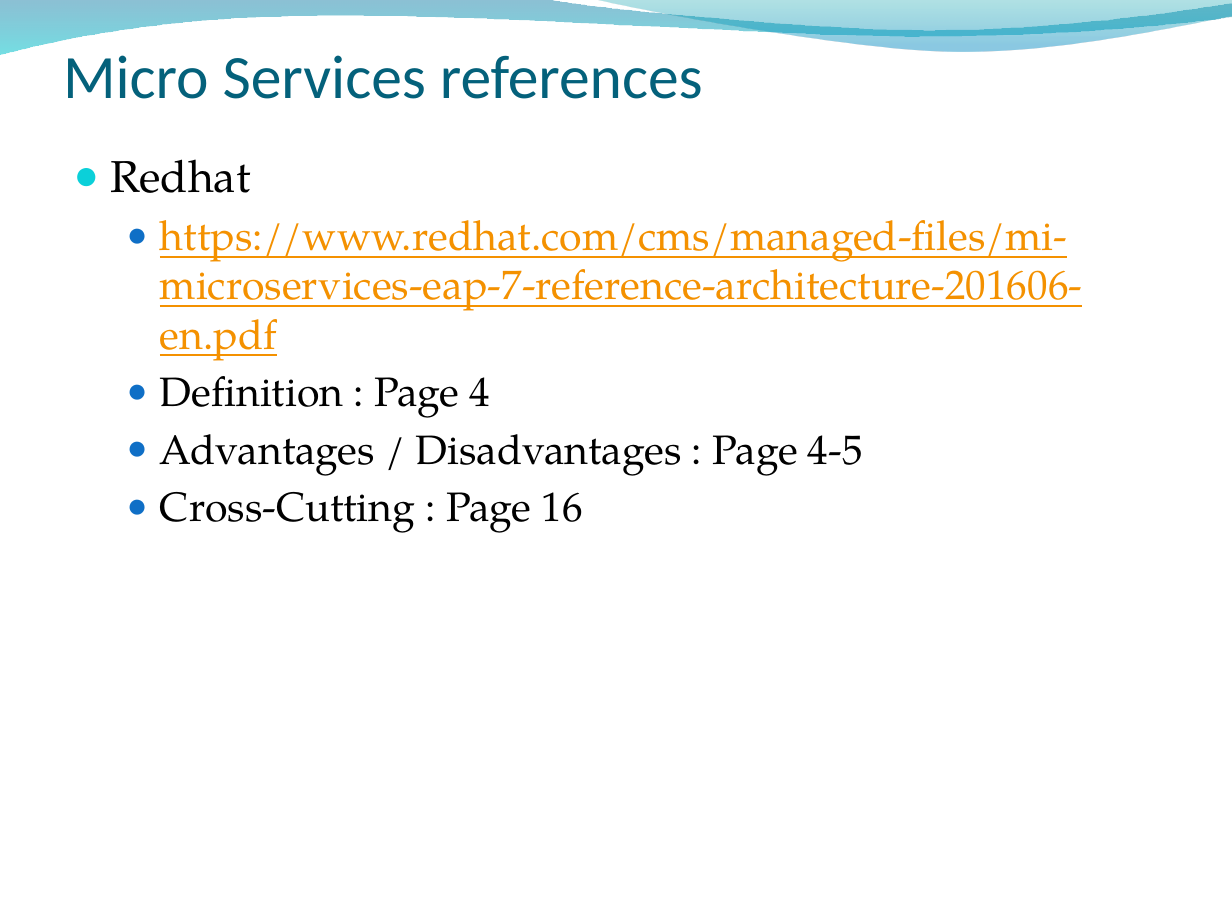
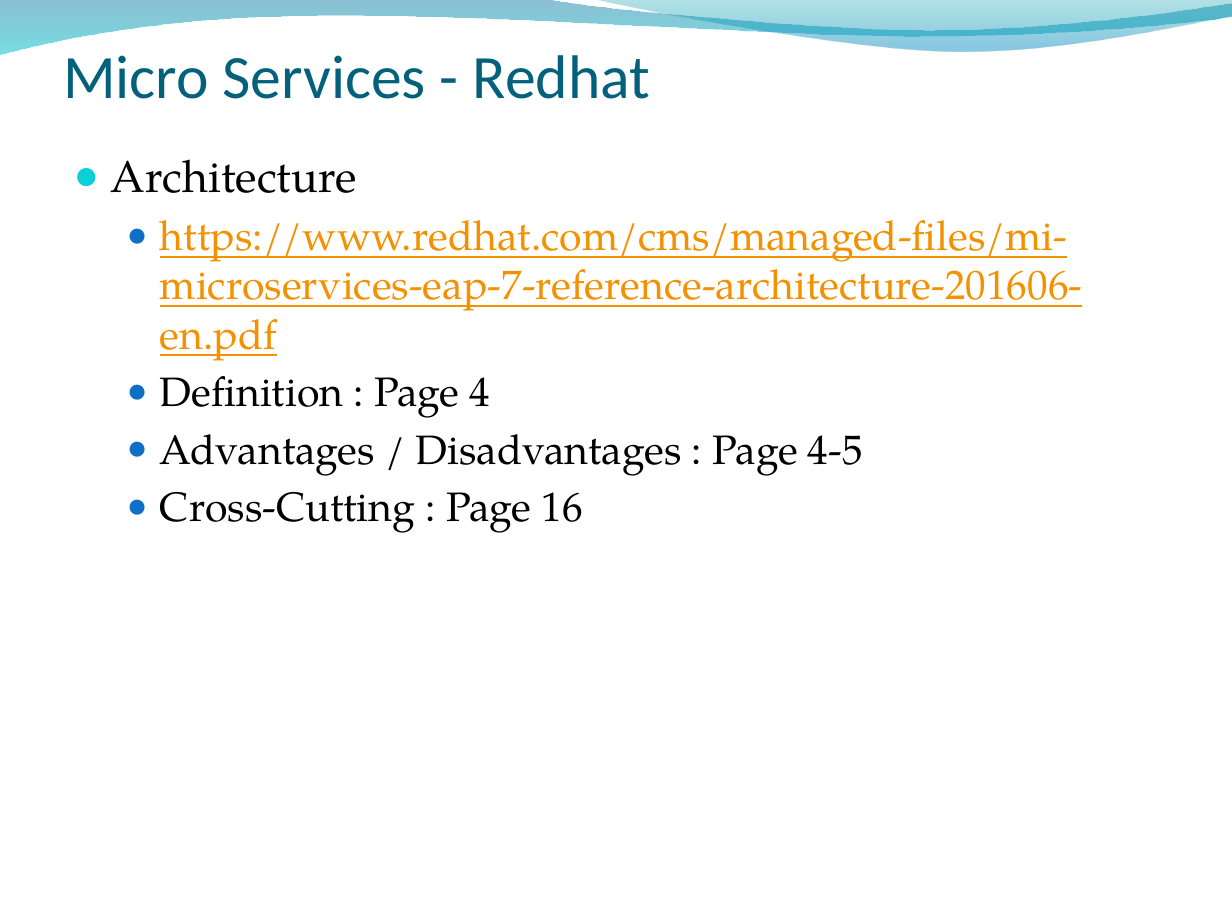
Before and after one commit to ygo74/microsvc, a slide deck: slide 14 of Documentation/Container Architecture.pptx (slide 9 before the commit). Drawn at 1232x924 pixels with LibreOffice and Linux fonts; fonts in the diff are those of the drawing; background and template pictures are left out. Boxes give left, top, right and bottom in pixels: in the first picture for what was removed or moved away, otherwise in the second. Text is boxed around its words. In the diff, an @@ line names an element or a change of style, - is before the commit and + after.

```diff
--- a/Documentation/Container Architecture.pptx
+++ b/Documentation/Container Architecture.pptx
@@ title at [63, 55, 650, 99]: text changed @@
-Micro Services references
+Micro Services - Redhat
@@ text at [111, 159, 357, 193]: text changed @@
-● Redhat
+● Architecture
```
Also in this commit, not shown: 2 other slides changed, 7 slides added.
